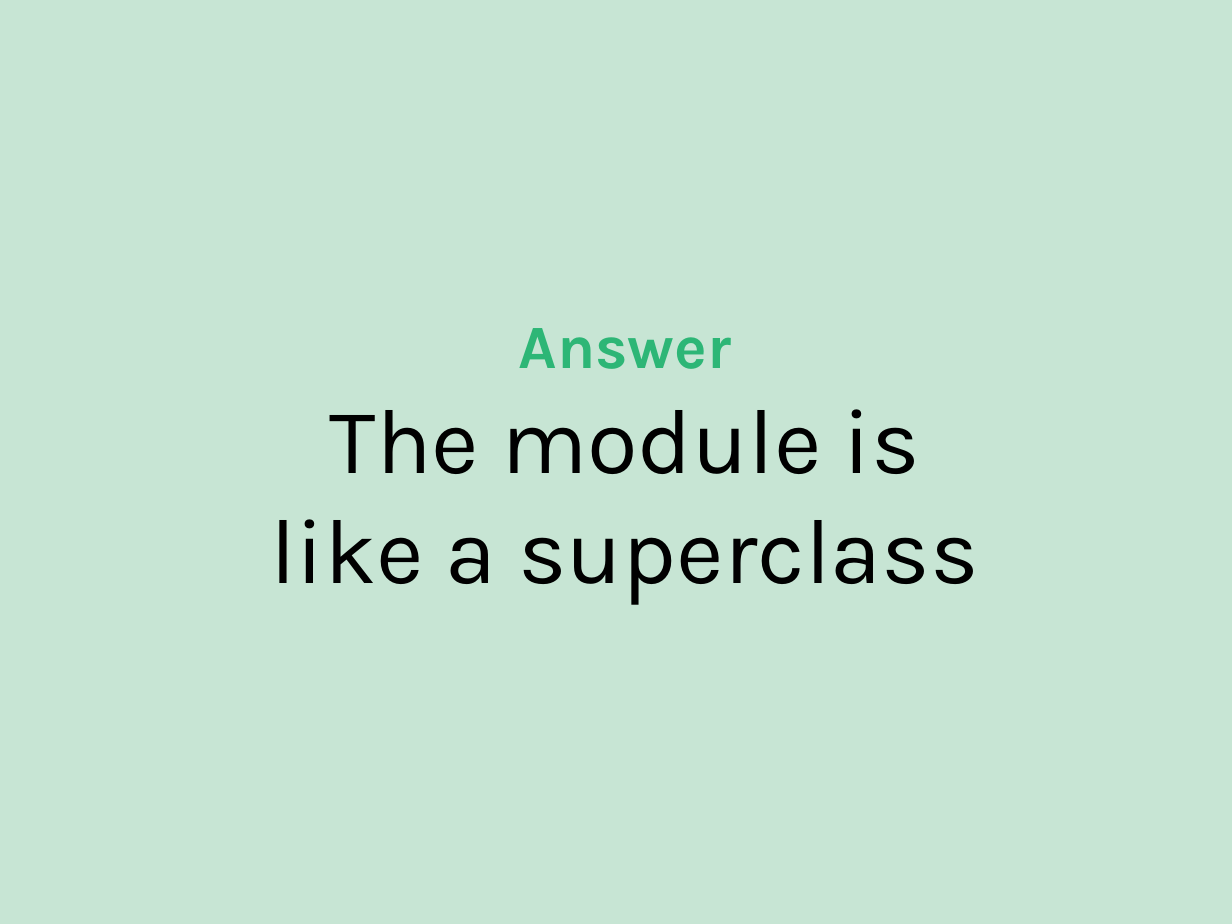
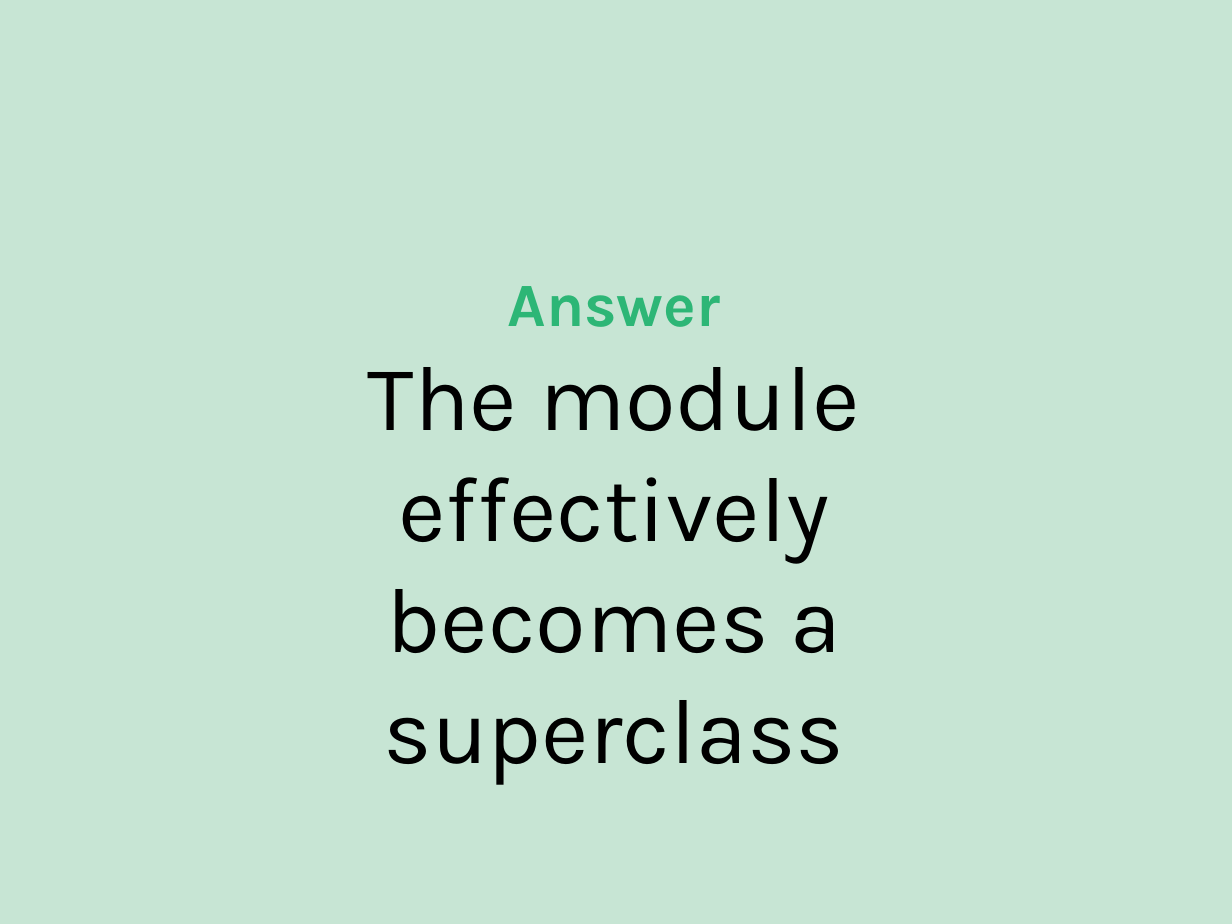
Before and after one commit to evjan/Using-Flash-Cards-to-Improve-Your-Ruby, a slide deck: slide 13 of UsingFlashCardsToImproveYourRuby.ppsx. Drawn at 1232x924 pixels with LibreOffice and Linux fonts; fonts in the diff are those of the drawing; background and template pictures are left out. Boxes give left, top, right and bottom in pixels: in the first picture for what was removed or moved away, otherwise in the second. Text is boxed around its words. In the diff, an @@ line names an element or a change of style, - is before the commit and + after.

```diff
--- a/UsingFlashCardsToImproveYourRuby.ppsx
+++ b/UsingFlashCardsToImproveYourRuby.ppsx
@@ text "Answer": place and size @@
-text "Answer" at <box>271,328,979,605</box>
+text "Answer" at <box>368,286,860,784</box>
@@ text at <box>368,367,860,784</box>: text changed @@
-The module is like a superclass
+The module effectively becomes a superclass
```
Also in this commit, not shown: 8 other slides changed, 3 slides added, 3 slides removed.
